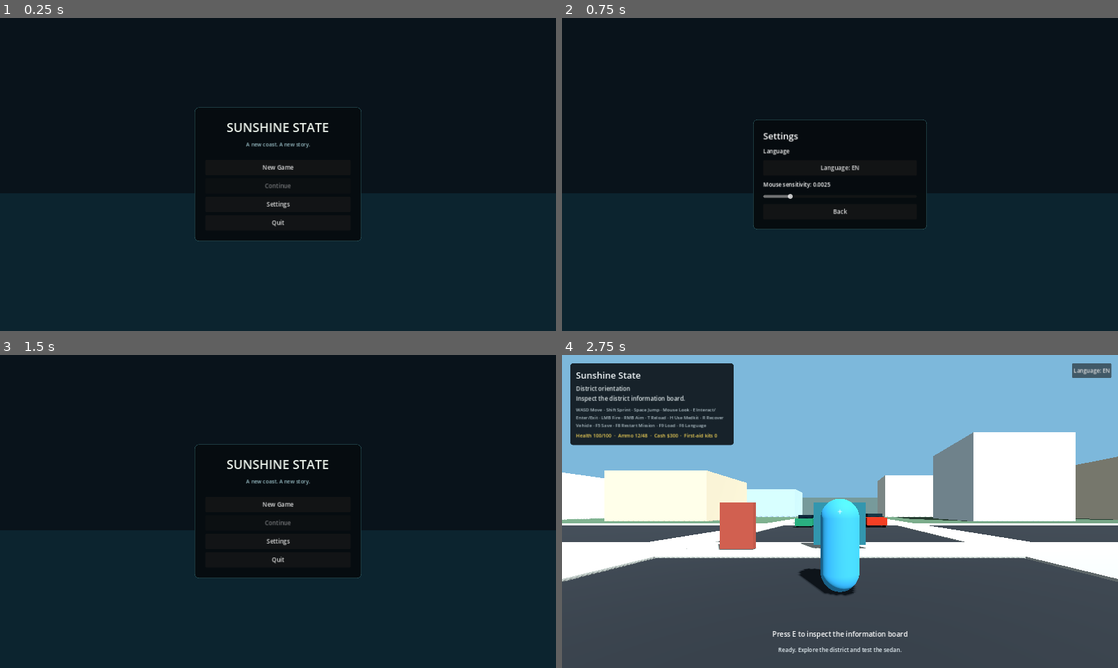
Above: before the commit, frames 1-4 (two rows, left to right).
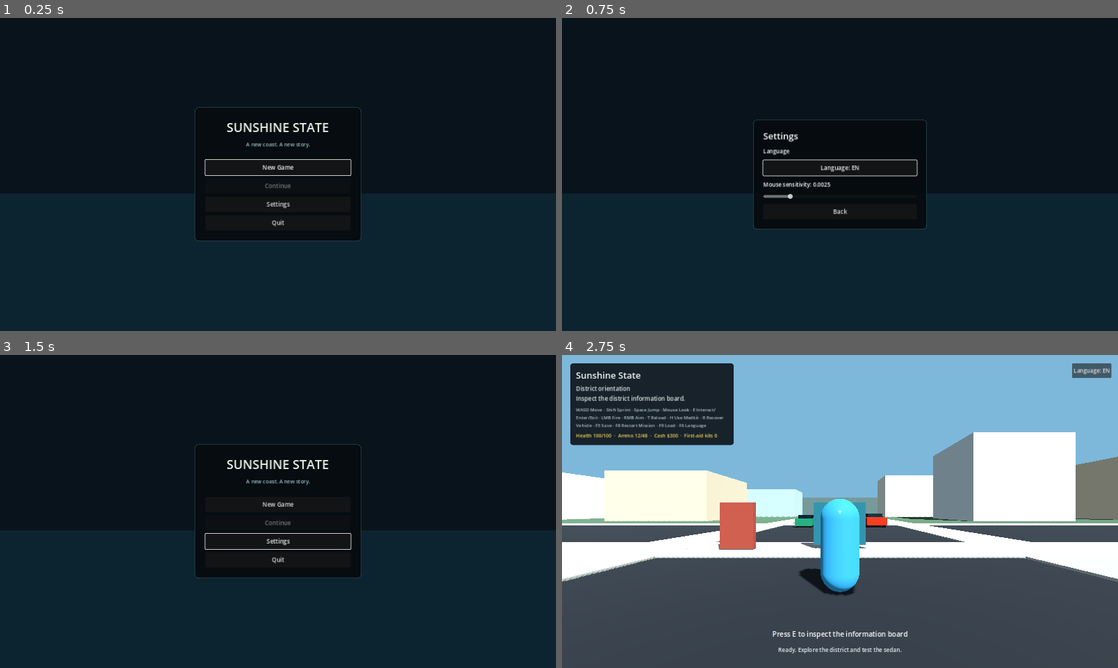
Above: after the commit, the same moments.

Repository: KenlikDev/sunshine-state
Game: Godot game, scene res://scenes/ui/main_menu.tscn
Same seed, same stepped clock (60 frames per second), same inputs: the game is played once before the commit and once after it.
Inputs:
- Up to frame 1 (0.25 s): no input
- Up to frame 2 (0.75 s): click "Settings" at 0.5 s
- Up to frame 3 (1.5 s): click "Back" at 1.25 s
- Up to frame 4 (2.75 s): click "New Game" at 2 s

The runs differ from the first frame. In frame 1, 0.1% of the frame differs, in the area x 36-64%, y 45-51%; in frame 2, 0.3%; in frame 3, 0.1%; in frame 4, nothing differs.

Commit message:
ux: focus main menu controls for keyboard navigation

Diff:
--- a/scripts/ui/main_menu.gd
+++ b/scripts/ui/main_menu.gd
@@ -27,6 +27,8 @@
 	_build_ui()
 	SettingsService.locale_changed.connect(_on_locale_changed)
 	_refresh_texts()
+	if DisplayServer.get_name() != "headless":
+		_new_game_button.grab_focus()
 
 
 func _build_ui() -> void:
@@ -219,6 +221,10 @@
 func _toggle_settings() -> void:
 	_settings_center.visible = not _settings_center.visible
 	$MenuCenter.visible = not _settings_center.visible
+	if _settings_center.visible:
+		_language_button.grab_focus()
+	else:
+		_settings_button.grab_focus()
 
 
 func _toggle_locale() -> void:
